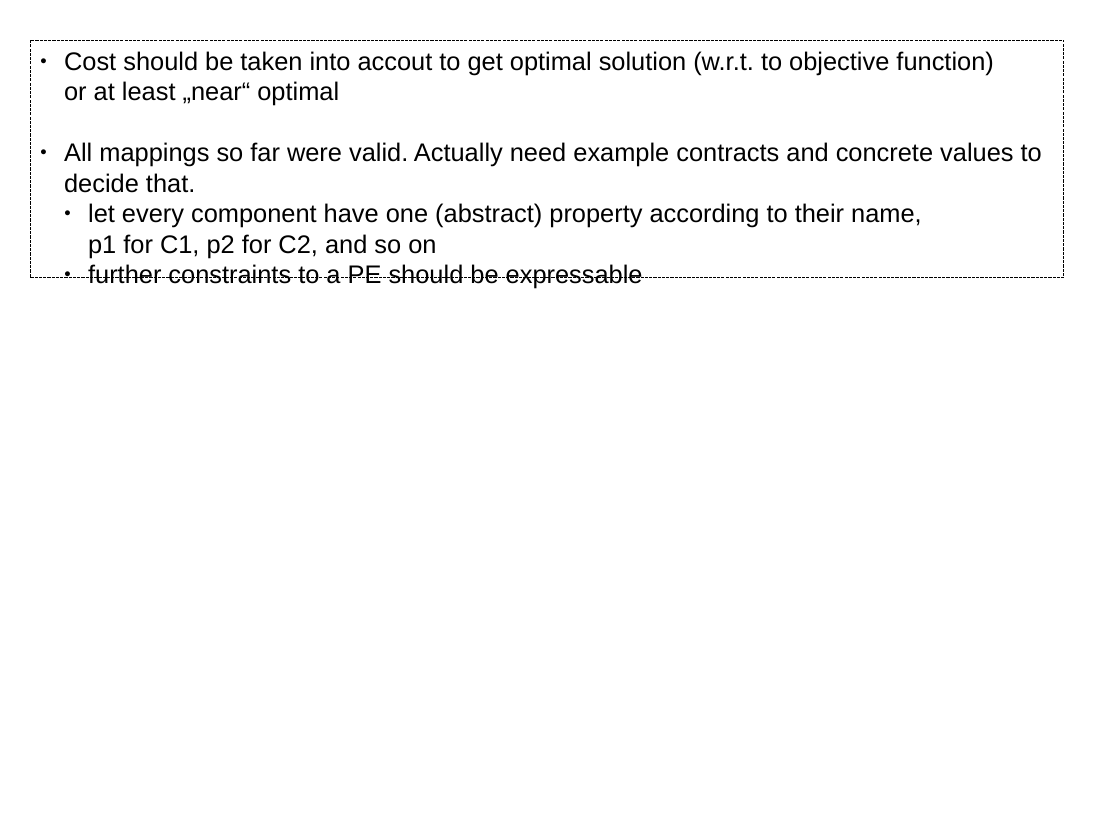
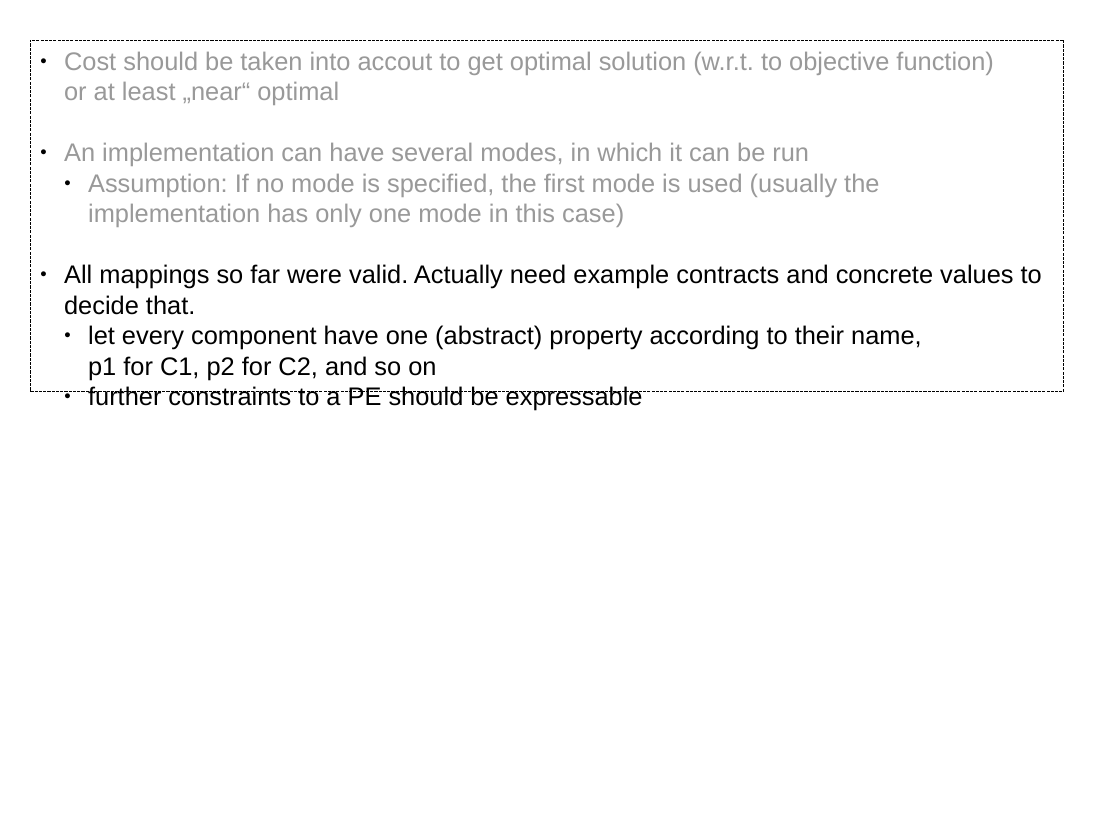
Before and after one commit to rene-schoene/racr-mquat, a slide deck: slide 16 of doc/the-problem.odp (slide 13 before the commit). Drawn at 1120x840 pixels with LibreOffice and Linux fonts; fonts in the diff are those of the drawing. Boxes give left, top, right and bottom in pixels: in the first picture for what was removed or moved away, otherwise in the second. Text is boxed around its words. In the diff, an @@ line names an element or a change of style, - is before the commit and + after.

Commit message:
Now with modes.

```diff
--- a/doc/the-problem.odp
+++ b/doc/the-problem.odp
@@ rectangle "Cost should be taken into ..." resized from (x1=30, y1=40, x2=1065, y2=277) to (x1=30, y1=40, x2=1065, y2=391) @@
@@ text in rectangle at (x1=64, y1=51, x2=993, y2=105): text colour #000000 to #999999 in "Cost should be taken into accout to ..." @@
@@ text in rectangle at (x1=64, y1=142, x2=879, y2=227): paragraphs added @@
+● An implementation can have several modes, in which it can be run
+  ● Assumption: If no mode is specified, the first mode is used (usually the implementation has only one mode in this case)
```
Also in this commit, not shown: 1 other slide changed, 4 slides added.
